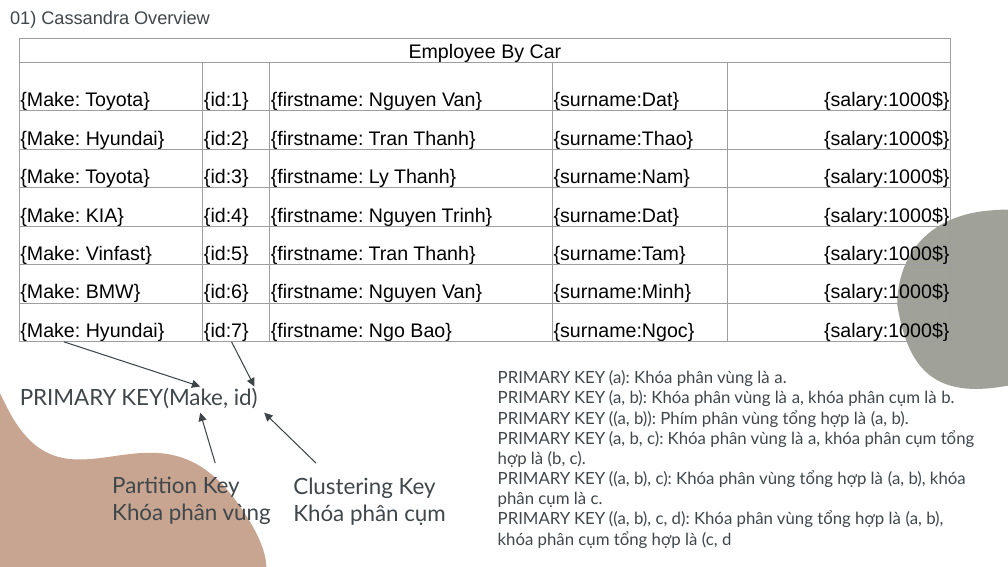
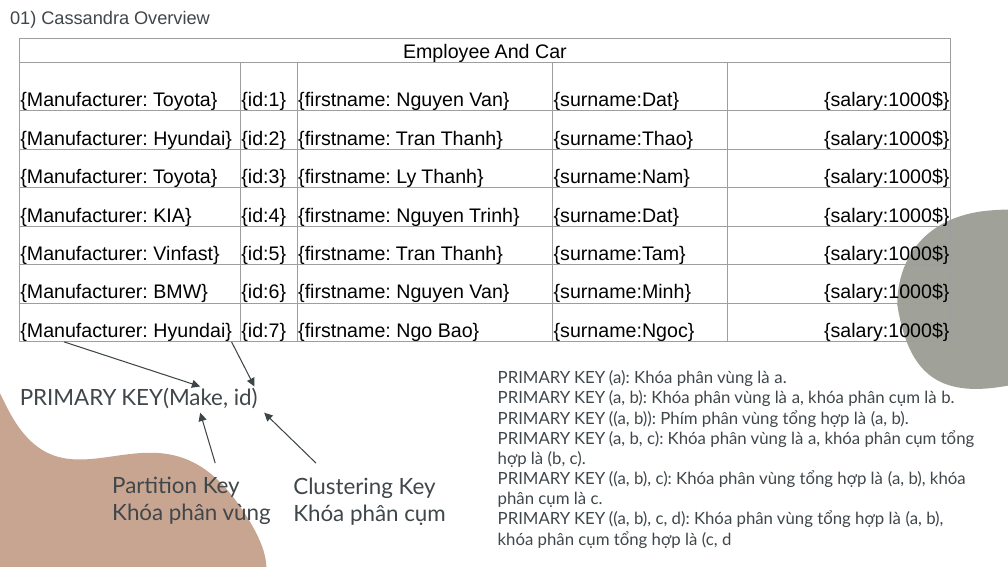
Before and after one commit to NguyenMinh2804/CassandraDemoo, a slide deck: slide 10 of Cassandra_Seminar.pptx. Drawn at 1008x567 pixels with LibreOffice and Linux fonts; fonts in the diff are those of the drawing. Boxes give left, top, right and bottom in pixels: in the first picture for what was removed or moved away, otherwise in the second. Text is boxed around its words. In the diff, an @@ line names an element or a change of style, - is before the commit and + after.

```diff
--- a/Cassandra_Seminar.pptx
+++ b/Cassandra_Seminar.pptx
@@ table at [19, 38, 950, 346] @@
-row 1, column 1: Employee By Car
+row 1, column 1: Employee And Car
-row 2, column 1: {Make: Toyota}
+row 2, column 1: {Manufacturer: Toyota}
-row 3, column 1: {Make: Hyundai}
+row 3, column 1: {Manufacturer: Hyundai}
-row 4, column 1: {Make: Toyota}
+row 4, column 1: {Manufacturer: Toyota}
-row 5, column 1: {Make: KIA}
+row 5, column 1: {Manufacturer: KIA}
-row 6, column 1: {Make: Vinfast}
+row 6, column 1: {Manufacturer: Vinfast}
-row 7, column 1: {Make: BMW}
+row 7, column 1: {Manufacturer: BMW}
-row 8, column 1: {Make: Hyundai}
+row 8, column 1: {Manufacturer: Hyundai}
```
Also in this commit, not shown: 7 other slides changed, 1 slide added, 1 slide removed, 1 other file.
